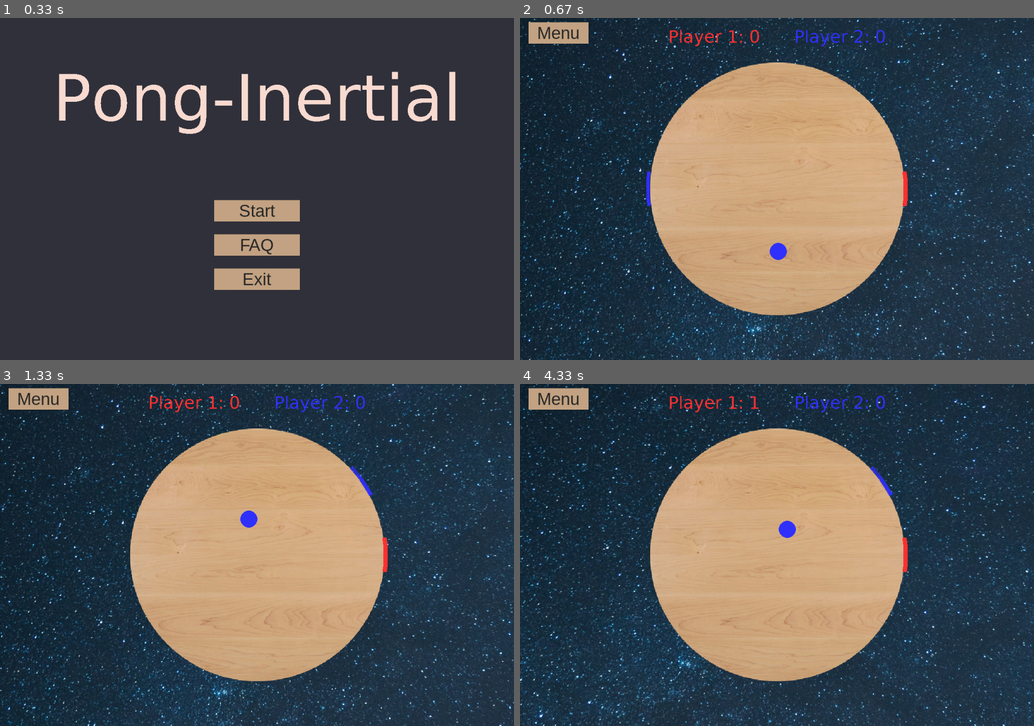
Above: before the commit, frames 1-4 (two rows, left to right).
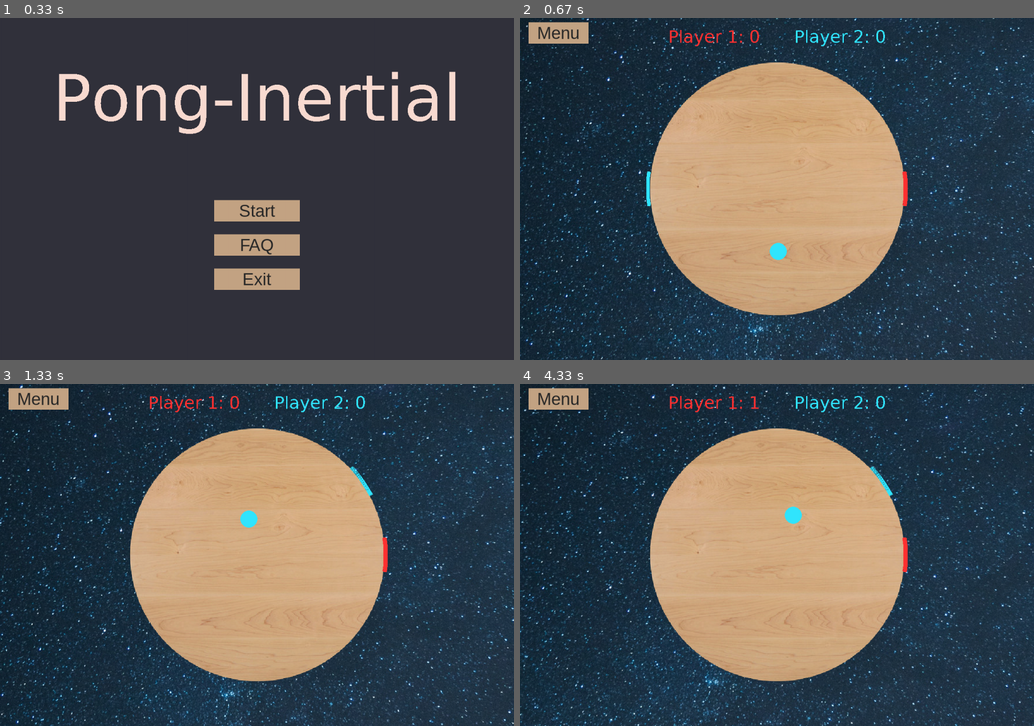
Above: after the commit, the same moments.

Repository: sandhyarottoo/phys-hackathon-2023
Game: pygame game, started from main.py
The game is run twice, just before and just after one commit, with the same random seed, the same clock (stepped at 60 frames per second) and the same inputs.
Inputs (mouse positions are in pixels of both pictures, inside the frame that each line leads up to):
- Up to frame 1 (0.33 s): no input
- Up to frame 2 (0.67 s): click (777, 209) at 0.38 s
- Up to frame 3 (1.33 s): hold Right 0.67-1.13 s; hold Right from 1.17 s (still down)
- Up to frame 4 (4.33 s): release Right at 1.63 s; hold Left 1.67-2.2 s; hold Left 2.23-2.63 s; hold Right 2.67-3.3 s; hold Left 3.33-3.8 s; hold Right 3.83-4.3 s

Frame 1 is identical in both runs. In frame 2, 7.4% of the frame differs, in the area x 0-100%, y 0-100%; in frame 3, 7.7%; in frame 4, 8.6%.

Commit message:
final form for submission

Diff:
--- a/main.py
+++ b/main.py
@@ -32,7 +32,7 @@
 white = (255,255,255)
 SURFACE_COLOR = (50, 50, 60)
 PLAYER1_COLOR = (255, 50, 50)
-PLAYER2_COLOR = (50, 50, 255)
+PLAYER2_COLOR = (50, 230, 255)
 DISK_RADIUS = 300
 PLAYER_RADIUS = 305
 PLAYER_WIDTH = 8
@@ -596,7 +596,7 @@
         bg_rotation = pygame.transform.rotate(bg, angle)
         bg_rect = bg_rotation.get_rect(center = bg_rotation.get_rect(center = (WIDTH//2, HEIGHT//2)).center)
         screen.blit(bg_rotation, bg_rect) # background
-        angle -= W_PLATFORM*360/(2*np.pi) * dt *100
+        angle -= W_PLATFORM*360/(2*np.pi) * dt *60
 
         # places table top
         screen.blit(disk, (WIDTH/2-300,HEIGHT/2-300))
@@ -642,7 +642,7 @@
             text = pygame.font.SysFont('verdana', 40).render('Respawning in 2 seconds...', True, black)
             circle.respawn = False
             circle.pos = pygame.Vector2(PLAYER_RADIUS/20,np.random.sample()*2*np.pi)
-            circle.vel = pygame.Vector2(100 + np.random.sample()*50,np.random.sample()*2)
+            circle.vel = pygame.Vector2(200 + np.random.sample()*50,np.random.sample()*2)
             circles.update(charges,player1,player2)
         if pygame.time.get_ticks() - text_time < 0:
             circles.draw(screen)
